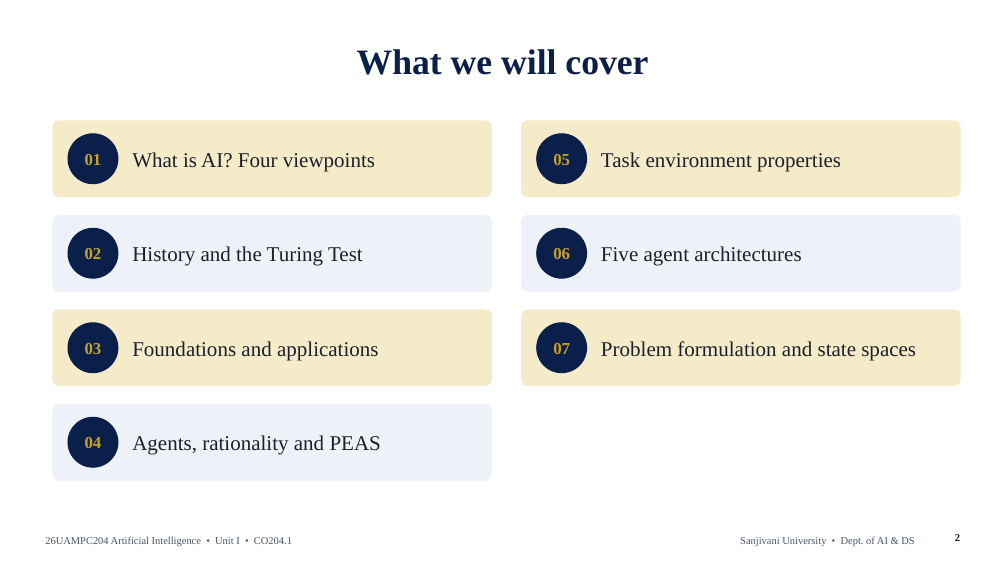
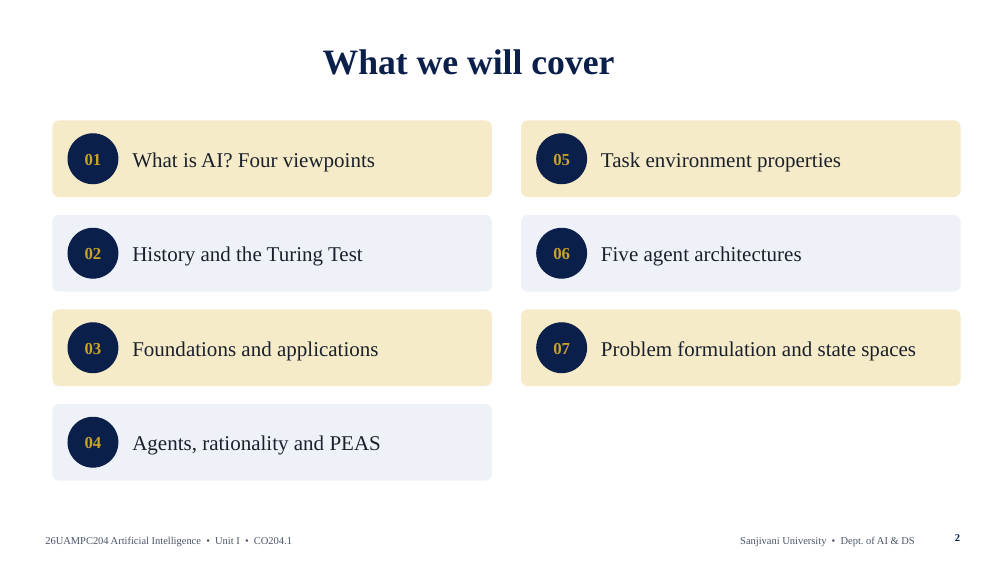
Before and after one commit to drssnaiml1-cell/26UAMPC204-Artificial-Intelligence, a slide deck: slide 2 of 02_PPT/Unit_1_AI_26UAMPC204.pptx. Drawn at 1008x567 pixels with LibreOffice and Linux fonts; fonts in the diff are those of the drawing; background and template pictures are left out. Boxes give left, top, right and bottom in pixels: in the first picture for what was removed or moved away, otherwise in the second. Text is boxed around its words. In the diff, an @@ line names an element or a change of style, - is before the commit and + after.

```diff
--- a/02_PPT/Unit_1_AI_26UAMPC204.pptx
+++ b/02_PPT/Unit_1_AI_26UAMPC204.pptx
@@ title "What we will cover": place and size @@
-title "What we will cover" at box(357, 49, 648, 75)
+title "What we will cover" at box(323, 49, 614, 75)
```
Also in this commit, not shown: 14 other slides changed, 43 other files.
